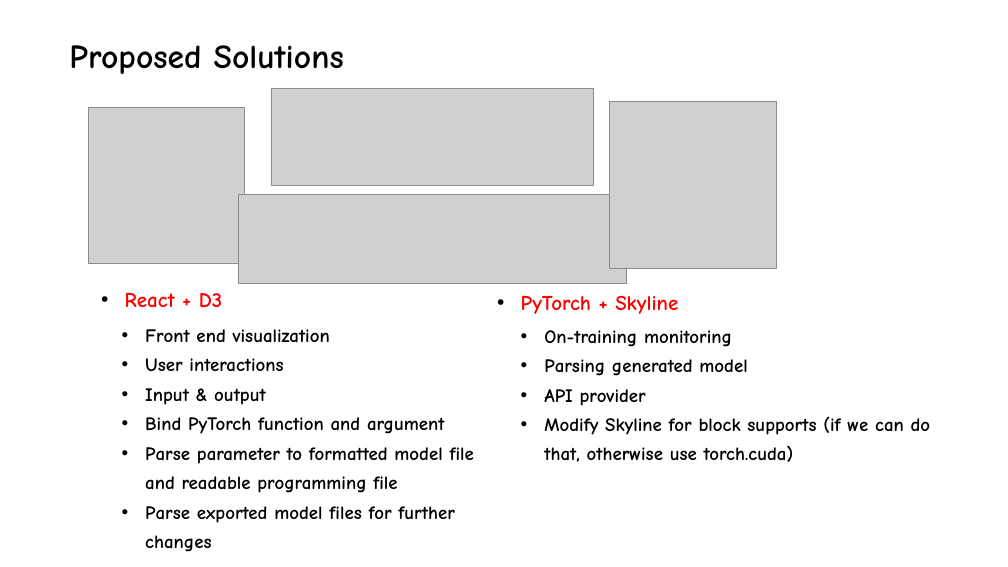
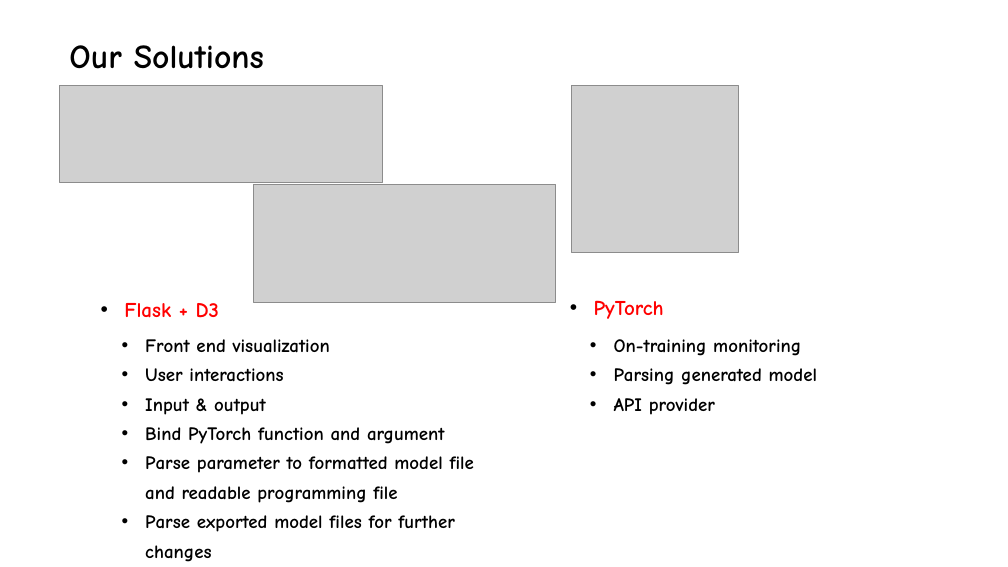
Before and after one commit to yishangru/CS8803_MLSystem_Project, a slide deck: slide 15 of deliverables/final/CS8803_Project_Final_PPT .pptx (slide 10 before the commit). Drawn at 1008x567 pixels with LibreOffice and Linux fonts; fonts in the diff are those of the drawing; grey boxes stand for pictures; background and template pictures are left out. Boxes give left, top, right and bottom in pixels: in the first picture for what was removed or moved away, otherwise in the second. Text is boxed around its words. In the diff, an @@ line names an element or a change of style, - is before the commit and + after.

```diff
--- a/deliverables/final/CS8803_Project_Final_PPT .pptx
+++ b/deliverables/final/CS8803_Project_Final_PPT .pptx
@@ text at (69,45,264,69): text changed @@
-Proposed Solutions
+Our Solutions
@@ picture: place and size @@
-picture at (271,88,594,185)
+picture at (60,85,383,182)
@@ picture: place and size @@
-picture at (610,101,777,268)
+picture at (572,86,738,253)
@@ picture removed at (88,107,244,263) @@
@@ picture: place and size @@
-picture at (238,194,627,284)
+picture at (254,185,556,302)
@@ text "Front end visualization": place and size @@
-text "Front end visualization" at (145,329,474,552)
+text "Front end visualization" at (145,339,474,562)
@@ text at (124,303,219,318): text changed @@
-• React + D3
+• Flask + D3
@@ text "On-training monitoring": place and size @@
-text "On-training monitoring" at (544,330,931,462)
+text "On-training monitoring" at (614,339,817,415)
@@ text at (594,300,664,319): text changed @@
-• PyTorch + Skyline
+• PyTorch
@@ text at (544,416,931,462): paragraph removed @@
-    • Modify Skyline for block supports (if we can do that, otherwise use torch.cuda)
```
Also in this commit, not shown: 5 other slides changed, 16 slides added, 9 slides removed, 3 other files.
